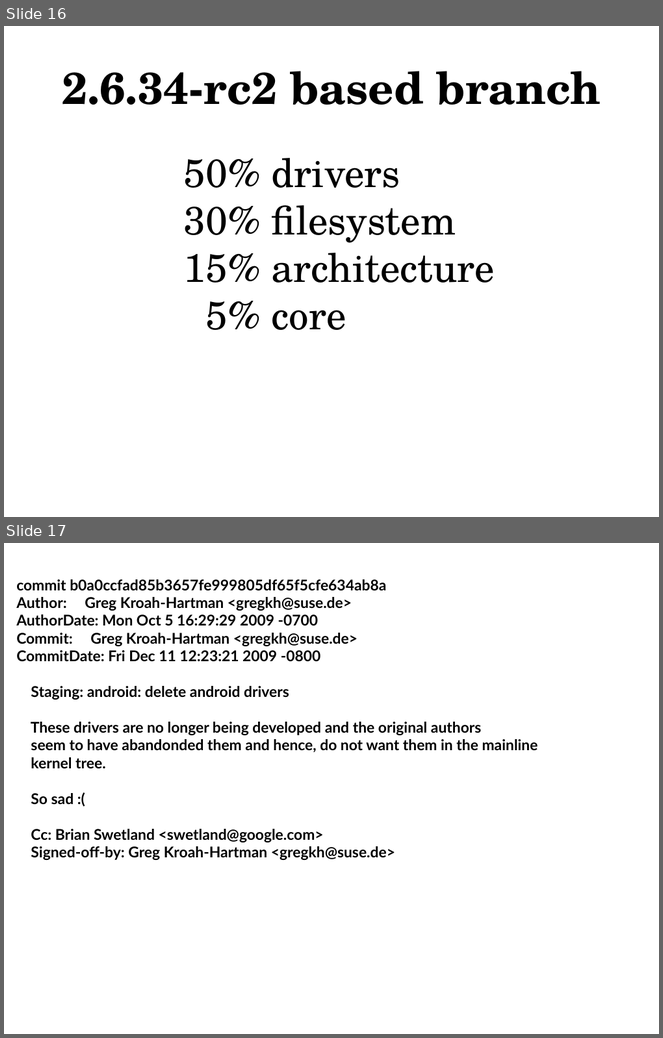
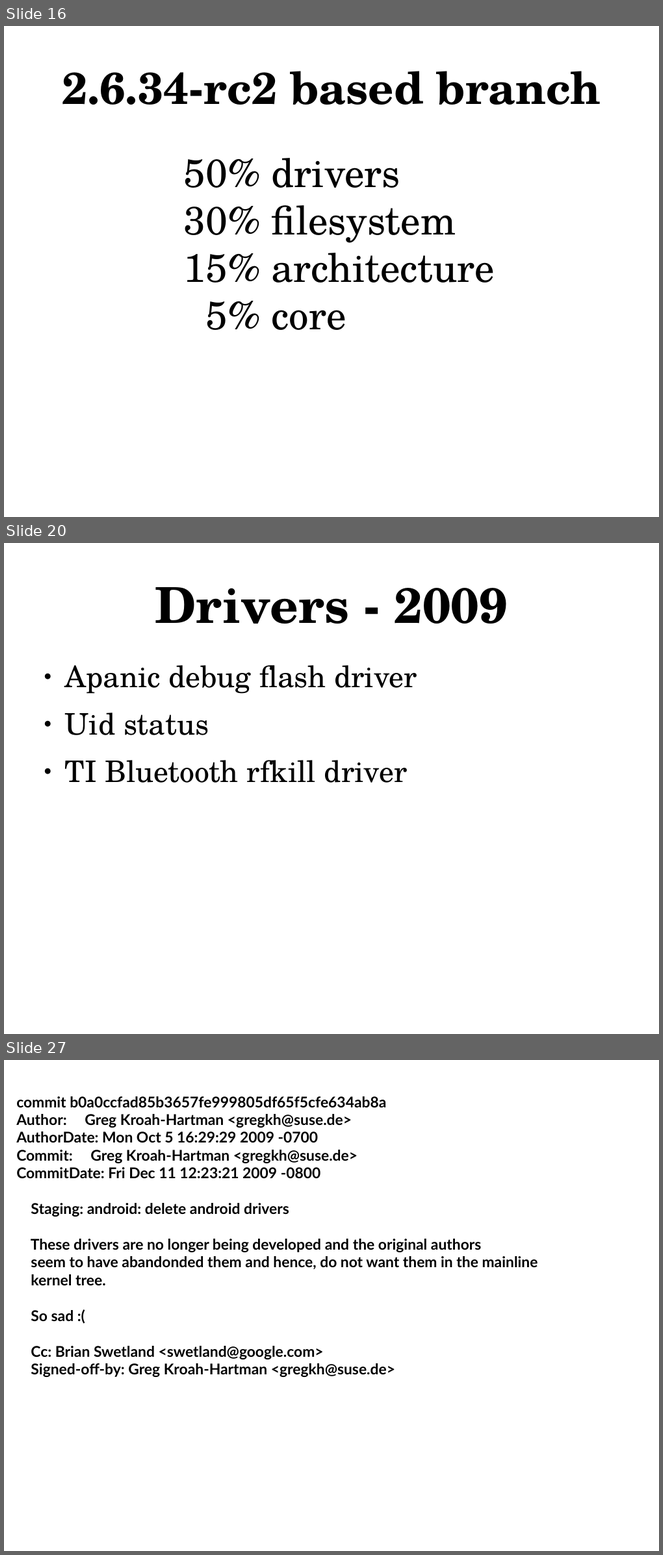
Before and after one commit to gregkh/android-presentation, a slide deck: android-kernel.odp. Shown one above the other, each under a label of ours: slides 16 and 17 before the commit, slides 16, 20 and 27 after it; the slides between them are not shown. The pictures are 663x1038 and 663x1555 pixels, drawn with LibreOffice and Linux fonts; fonts in the diff are those of the drawing. Boxes give left, top, right and bottom in pixels: in the first picture for what was removed or moved away, otherwise in the second. Text is boxed around its words. In the diff, an @@ line names an element or a change of style, - is before the commit and + after.

```diff
--- a/android-kernel.odp
+++ b/android-kernel.odp
@@ slide 20 added at (x1=4, y1=543, x2=659, y2=1034), background #FFFFFF @@
@@ title added at (x1=155, y1=587, x2=508, y2=624), 60 pt, text #000000, bold @@
+Drivers - 2009
@@ text added at (x1=65, y1=665, x2=417, y2=783), 36 pt, text #000000 @@
+● Apanic debug flash driver
+● Uid status
+● TI Bluetooth rfkill driver
@@ what was slide 17 is now slide 27 @@
```
Also in this commit, not shown: 9 other slides added.
